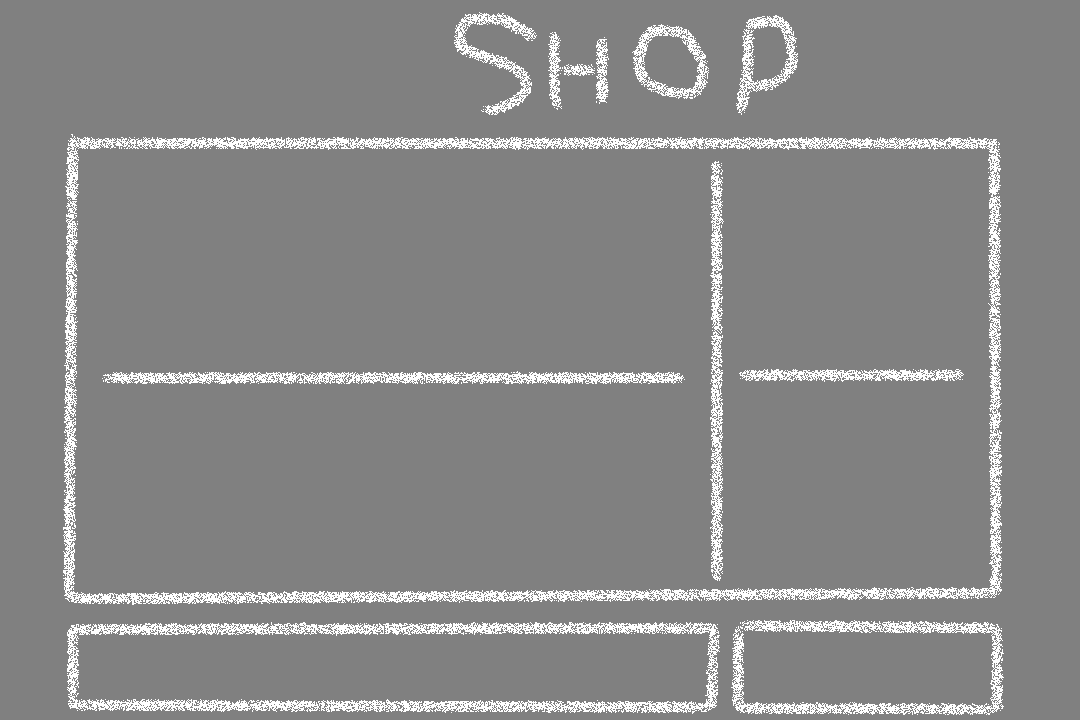
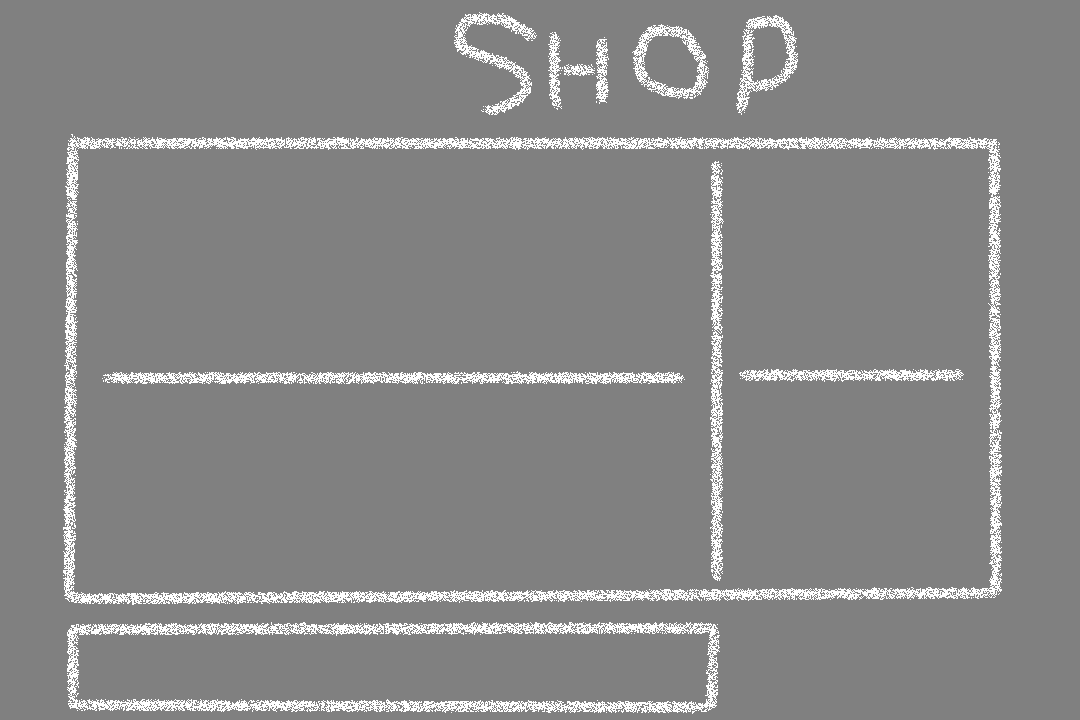
Comparing the layer stacks of the two 1080×720 images. Changes:
painted on "Layer 2" over [731, 620, 1004, 715]
